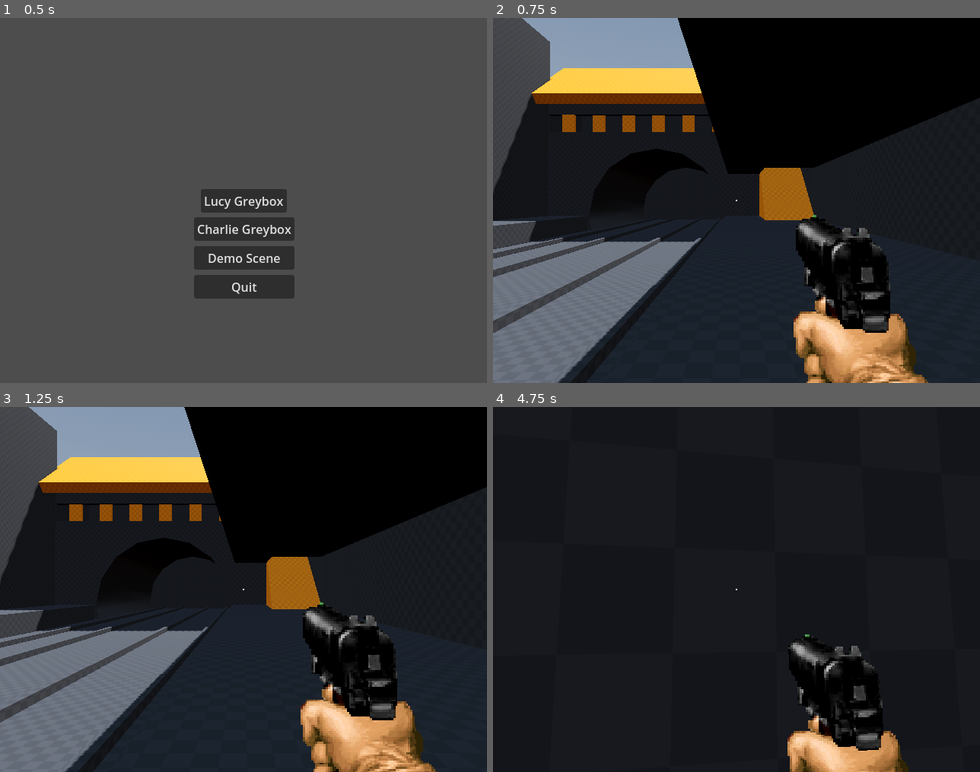
Above: before the commit, frames 1-4 (two rows, left to right).
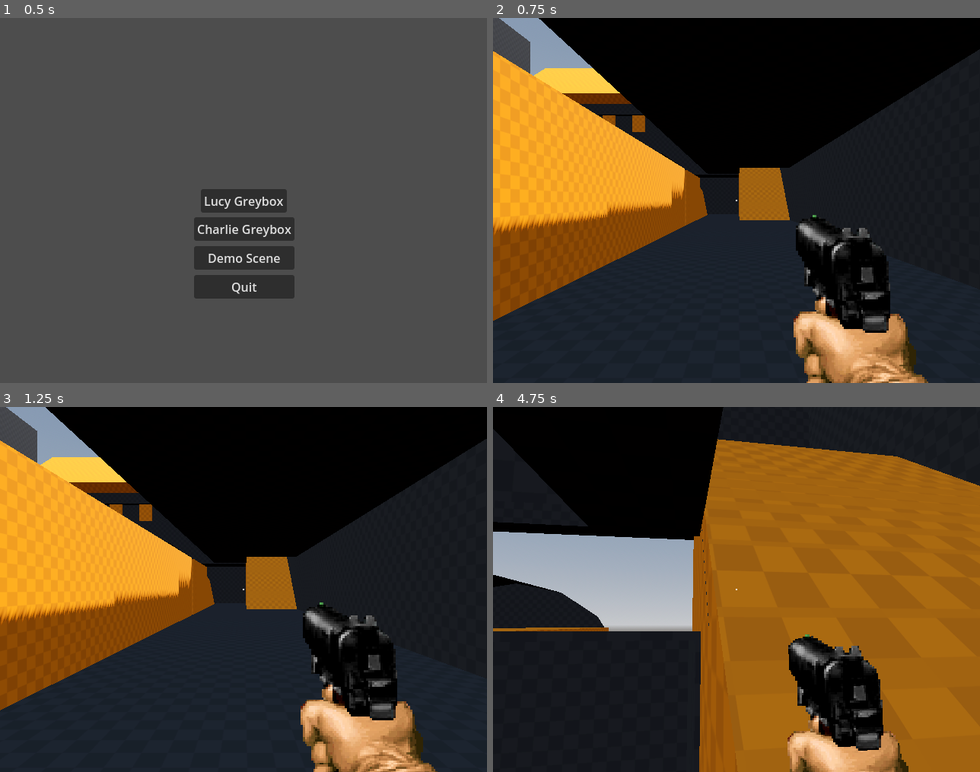
Above: after the commit, the same moments.

Repository: drowpotions/Pirate-Software-Game-Jam-JAN-2025
Game: Godot game, scene res://menu/main_menu.tscn
Same seed, same stepped clock (60 frames per second), same inputs: the game is played once before the commit and once after it. Sound files missing from this copy of the repository are replaced by a short silence.
Inputs (mouse positions are in pixels of both pictures, inside the frame that each line leads up to):
- Up to frame 1 (0.5 s): no input
- Up to frame 2 (0.75 s): click "Charlie Greybox" at 0.5 s
- Up to frame 3 (1.25 s): no input
- Up to frame 4 (4.75 s): move the mouse to (760, 589) at 1.27 s; hold Ctrl (Crouch) 1.28-2.03 s; hold W (forwards) from 1.28 s (still down); tap Space (jump) at 1.52, 2.27, 3.77, 4.52 s; move the mouse to (712, 589) at 2.02 s; click (712, 589) at 2.1 s; move the mouse to (746, 582) at 2.77 s; hold Ctrl (Crouch) 2.78-3.53 s; move the mouse to (731, 596) at 3.52 s; click (731, 596) at 3.6 s; move the mouse to (775, 593) at 4.27 s; hold Ctrl (Crouch) from 4.28 s (still down)

Frame 1 is identical in both runs. In frame 2, 38% of the frame differs, in the area x 0-100%, y 0-100%; in frame 3, 38%; in frame 4, 65%.

Commit message:
update charlie greybox

Diff:
--- a/Charlie Grey Box.tscn
+++ b/Charlie Grey Box.tscn
@@ -1,8 +1,9 @@
-[gd_scene load_steps=8 format=3 uid="uid://dodsmfno8mwtj"]
+[gd_scene load_steps=9 format=3 uid="uid://dodsmfno8mwtj"]
 
 [ext_resource type="PackedScene" uid="uid://cg3hhcm4bnihs" path="res://Player/Player.tscn" id="1_pnr0j"]
 [ext_resource type="Material" uid="uid://bvvtvff6knkxb" path="res://Dev_Textures/Dev_Black.tres" id="2_ge1hb"]
 [ext_resource type="Material" uid="uid://dbtwq7et2slrk" path="res://Dev_Textures/Dev_Orange.tres" id="3_kaj5v"]
+[ext_resource type="PackedScene" uid="uid://duu2hhu4jsm7d" path="res://enemy/enemy.tscn" id="4_mdp8e"]
 
 [sub_resource type="ProceduralSkyMaterial" id="ProceduralSkyMaterial_2evqk"]
 sky_horizon_color = Color(0.64625, 0.65575, 0.67075, 1)
@@ -29,7 +30,7 @@
 shadow_enabled = true
 
 [node name="Player" parent="." instance=ExtResource("1_pnr0j")]
-transform = Transform3D(1, 0, 0, 0, 1, 0, 0, 0, 1, -0.0322766, 0.0292211, 14)
+transform = Transform3D(1, 0, 0, 0, 1, 0, 0, 0, 1, 1.96772, 0.0292211, 14)
 
 [node name="CSGBox3D7" type="CSGBox3D" parent="."]
 transform = Transform3D(1, 0, 0, 0, 1, 0, 0, 0, 1, -6.34912, 2.64752, 25.3293)
@@ -66,6 +67,16 @@
 operation = 2
 size = Vector3(3.95996, 3.57162, 22.5825)
 
+[node name="CSGBox3D26" type="CSGBox3D" parent="CSGBox3D8"]
+transform = Transform3D(1, 0, 0, 0, 1, 0, 0, 0, 1, -9.32809, -0.60278, 7.9875)
+operation = 2
+size = Vector3(6.20715, 4.03296, 4.74341)
+
+[node name="CSGBox3D27" type="CSGBox3D" parent="CSGBox3D8"]
+transform = Transform3D(1, 0, 0, 0, 1, 0, 0, 0, 1, 5.45406, -0.644303, 8.00974)
+operation = 2
+size = Vector3(6.20215, 4.26981, 4.79358)
+
 [node name="CSGBox3D" type="CSGBox3D" parent="."]
 transform = Transform3D(12.6364, 0, 0, 0, 0.0216317, 0, 0, 0, 17.6156, -6.31821, -0.861077, 0)
 material_override = ExtResource("2_ge1hb")
@@ -230,3 +241,26 @@
 [node name="CSGBox3D24" type="CSGBox3D" parent="."]
 transform = Transform3D(1, 0, 0, 0, 1, 0, 0, 0, 1, 10.2859, 0, 0)
 material = ExtResource("2_ge1hb")
+
+[node name="Enemy" parent="." node_paths=PackedStringArray("player") instance=ExtResource("4_mdp8e")]
+transform = Transform3D(-0.258819, 0, -0.965926, 0, 1, 0, 0.965926, 0, -0.258819, -16.0274, 9.08862, -22.4573)
+player = NodePath("../Player")
+
+[node name="Enemy2" parent="." node_paths=PackedStringArray("player") instance=ExtResource("4_mdp8e")]
+transform = Transform3D(-1, 0, -8.9407e-08, 0, 1, 0, 8.9407e-08, 0, -1, -16.8372, 0.994032, -18.4185)
+player = NodePath("../Player")
+
+[node name="CSGBox3D26" type="CSGBox3D" parent="."]
+transform = Transform3D(1, 0, 0, 0, 1, 0, 0, 0, 1, -4.06711, 1.78284, 0)
+material_override = ExtResource("3_kaj5v")
+size = Vector3(3.84937, 4.56567, 22.04)
+
+[node name="CSGBox3D27" type="CSGBox3D" parent="."]
+transform = Transform3D(1, 0, 0, 0, 1, 0, 0, 0, 1, -4.06711, 1.78284, 23)
+material_override = ExtResource("3_kaj5v")
+size = Vector3(3.84937, 4.56567, 22.04)
+
+[node name="CSGBox3D28" type="CSGBox3D" parent="."]
+transform = Transform3D(1, 0, 0, 0, 1, 0, 0, 0, 1, -4.06711, 1.78284, -23)
+material_override = ExtResource("3_kaj5v")
+size = Vector3(3.84937, 4.56567, 22.04)
